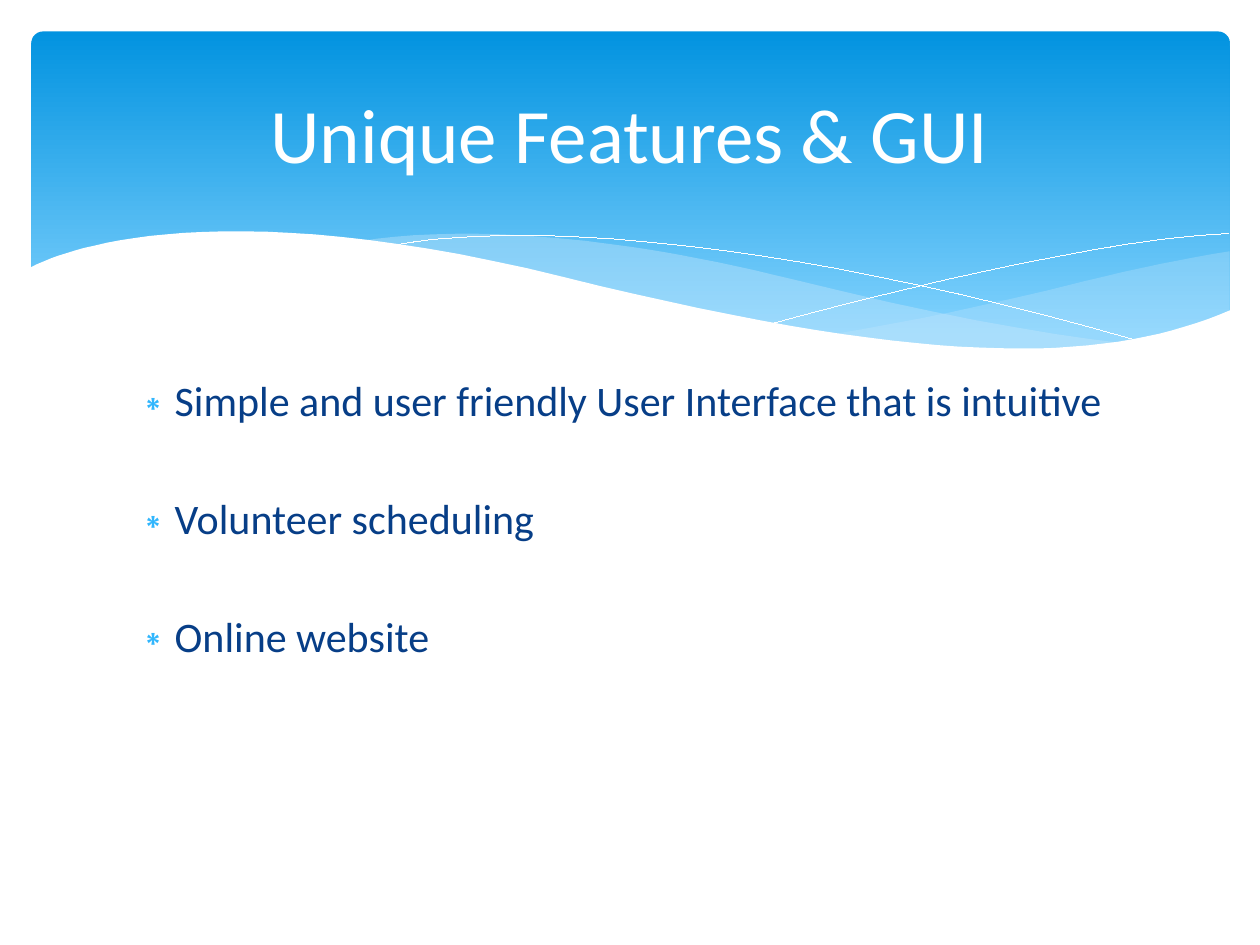
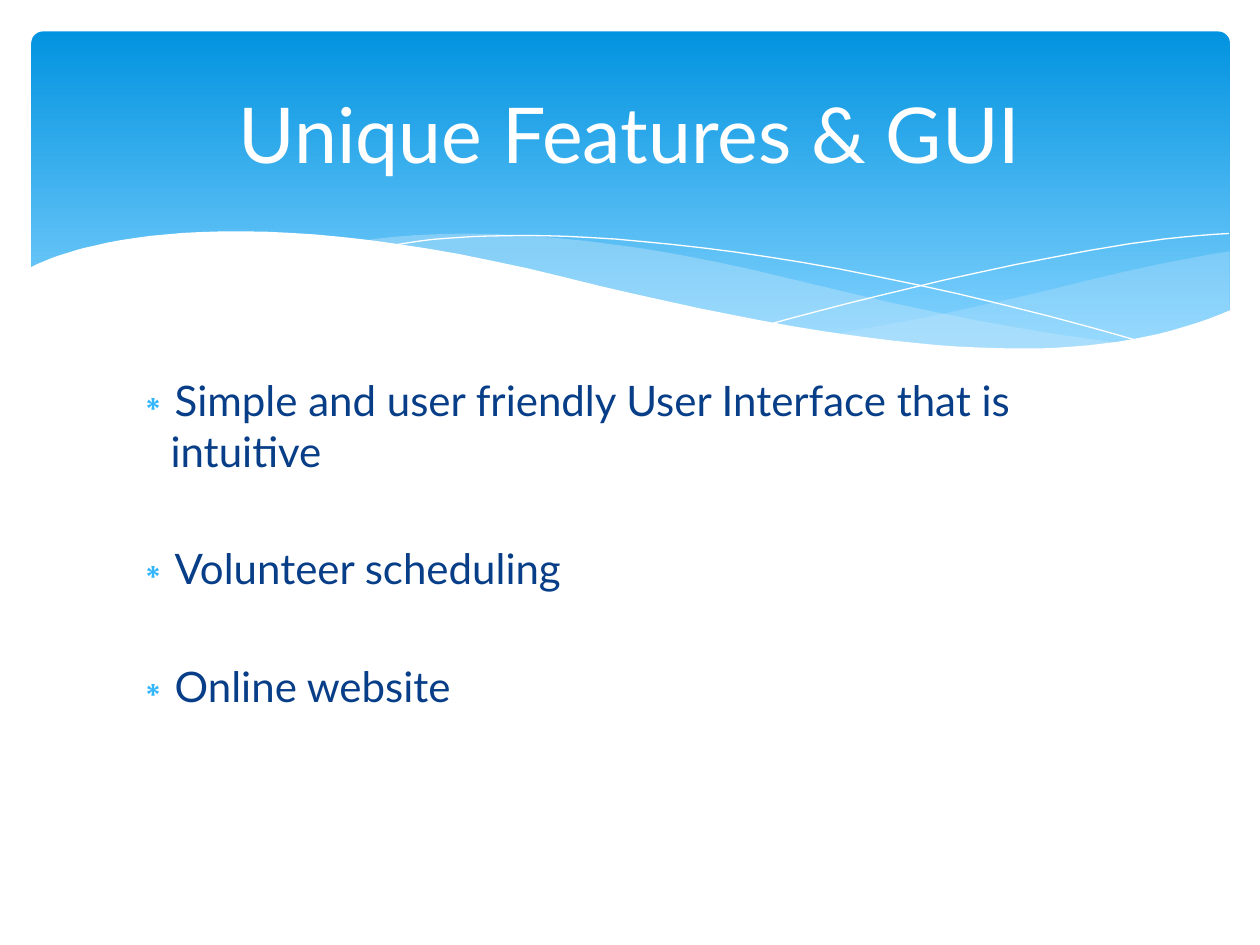
Before and after one commit to mdhomanfau/CEN4010-Project-Group, a slide deck: slide 5 of MealRouter-2.pptx. Drawn at 1260x945 pixels with LibreOffice and Linux fonts; fonts in the diff are those of the drawing. Boxes give left, top, right and bottom in pixels: in the first picture for what was removed or moved away, otherwise in the second. Text is boxed around its words. In the diff, an @@ line names an element or a change of style, - is before the commit and + after.

```diff
--- a/MealRouter-2.pptx
+++ b/MealRouter-2.pptx
@@ rounded rectangle at box(32, 32, 1230, 372): fill gradient #0293E0 to #83D3FE to gradient #0293E0 to #81D2FE @@
@@ title "Unique Features & GUI" at box(239, 107, 1020, 177): font Calibri to Lato @@
@@ freeform shape at box(389, 236, 1143, 343): outline #FFFFFF 0 pt to #FFFFFF 0.75 pt @@
@@ freeform shape at box(772, 233, 1228, 323): outline #FFFFFF 0 pt to #FFFFFF 0.75 pt @@
@@ text "Simple and user friendly User ..." at box(171, 385, 1010, 703): font Calibri to Lato; less space between paragraphs @@
```
Also in this commit, not shown: 7 other slides changed, 2 slides added.
